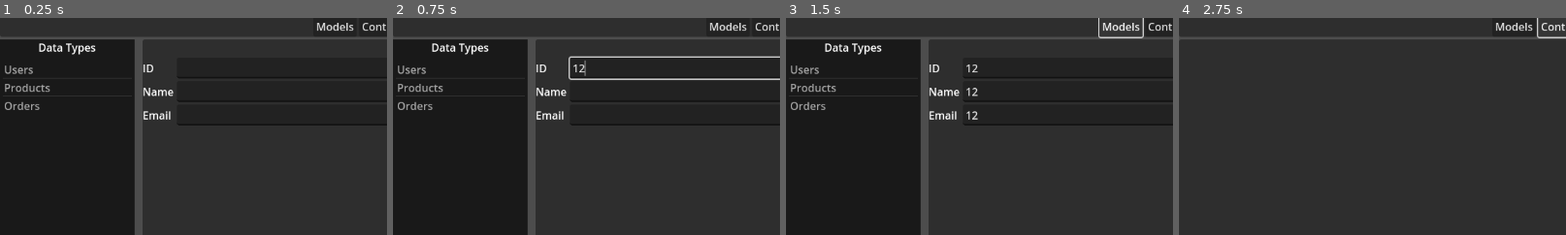
Above: before the commit, frames 1-4 (left to right).
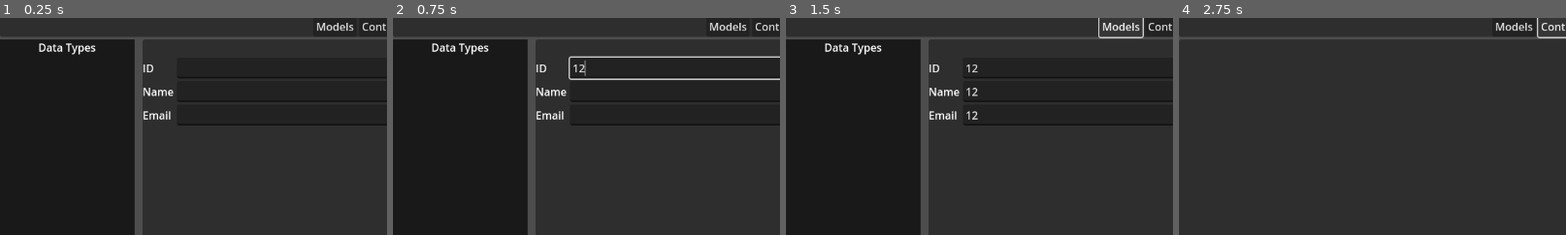
Above: after the commit, the same moments.

Repository: nofatetech/railsgui1
Game: Godot game, scene res://MainScene.tscn
Same seed, same stepped clock (60 frames per second), same inputs: the game is played once before the commit and once after it.
Inputs (mouse positions are % of the whole screen's width and height, from its top left):
- Up to frame 1 (0.25 s): no input
- Up to frame 2 (0.75 s): click (61, 12) at 0.52 s; type "12" at 0.6 s
- Up to frame 3 (1.5 s): click (61, 17) at 0.75 s; type "12" at 0.83 s; click (61, 23) at 0.98 s; type "12" at 1.07 s; click "Models" at 1.25 s
- Up to frame 4 (2.75 s): click "Controllers" at 2 s
The pictures show only the part of the screen within x 0-50%, y 0-50%; the shares and areas given below are measured in that part.

The runs differ from the first frame. In frame 1, 0.5% of the frame differs, in the area x 1-14%, y 21-43%; in frame 2, 0.5%; in frame 3, 0.5%; in frame 4, nothing differs.

Commit message:
read models, create model

Diff:
--- a/redotsrc/railsgui1/Main.gd
+++ b/redotsrc/railsgui1/Main.gd
@@ -3,23 +3,74 @@
 @onready var models_container = $VBoxContainer/ModelsContainer
 @onready var controllers_container = $VBoxContainer/ControllersContainer
 @onready var views_container = $VBoxContainer/ViewsContainer
+@onready var line_edit_new_type = $VBoxContainer/ModelsContainer/Sidebar/VBoxContainer/NewDataTypeForm/LineEditNewType
+@onready var model_list = $VBoxContainer/ModelsContainer/Sidebar/VBoxContainer/ModelList
+
+var rails_project_path = "/home/user1/dev/railsgui1/railsgui1_rails_projects/railsproject1"
 
 func _ready():
-    models_container.show()
-    controllers_container.hide()
-    views_container.hide()
+	models_container.show()
+	controllers_container.hide()
+	views_container.hide()
+	_load_models()
+
+
+func _load_models():
+	model_list.clear()
+
+	var output = []
+	var command = "cd " + rails_project_path + " && ls app/models/*.rb"
+	var exit_code = OS.execute("bash", ["-c", command], output, true)
+
+	if exit_code == 0:
+		if !output.is_empty():
+			var all_lines = output[0].split("\n")
+			for line in all_lines:
+				if !line.is_empty():
+					var file_path = line.strip_edges()
+					var file_name = file_path.get_file()
+					var model_name = file_name.get_basename()
+					if model_name != "application_record":
+						model_list.add_item(model_name.capitalize())
+	else:
+		print("Error loading models: " + str(exit_code))
+		for line in output:
+			print(line)
+
+
 
 func _on_ModelsButton_pressed():
-    models_container.show()
-    controllers_container.hide()
-    views_container.hide()
+	models_container.show()
+	controllers_container.hide()
+	views_container.hide()
+
 
 func _on_ControllersButton_pressed():
-    models_container.hide()
-    controllers_container.show()
-    views_container.hide()
+	models_container.hide()
+	controllers_container.show()
+	views_container.hide()
+
 
 func _on_ViewsButton_pressed():
-    models_container.hide()
-    controllers_container.hide()
-    views_container.show()
+	models_container.hide()
+	controllers_container.hide()
+	views_container.show()
+
+
+func _on_ButtonSaveNewType_pressed():
+	var type_name = line_edit_new_type.text
+	if type_name.is_empty():
+		return
+
+	var command = "cd " + rails_project_path + " && rails generate scaffold " + type_name + ""
+	print("command: ", command)
+
+	var output = []
+	var exit_code = OS.execute("bash", ["-c", command], output, true)
+	if exit_code == 0:
+		line_edit_new_type.text = ""
+		_load_models()
+	else:
+		print("Error creating scaffold: " + str(exit_code))
+		for line in output:
+			print(line)
--- a/redotsrc/railsgui1/MainScene.tscn
+++ b/redotsrc/railsgui1/MainScene.tscn
@@ -58,13 +58,9 @@
 text = "Data Types"
 horizontal_alignment = 1
 
-[node name="ItemList" type="ItemList" parent="VBoxContainer/ModelsContainer/Sidebar/VBoxContainer"]
+[node name="ModelList" type="ItemList" parent="VBoxContainer/ModelsContainer/Sidebar/VBoxContainer"]
 layout_mode = 2
 size_flags_vertical = 3
-item_count = 3
-item_0/text = "Users"
-item_1/text = "Products"
-item_2/text = "Orders"
 
 [node name="NewDataTypeForm" type="VBoxContainer" parent="VBoxContainer/ModelsContainer/Sidebar/VBoxContainer"]
 layout_mode = 2
@@ -75,11 +71,11 @@
 text = "New Data Type"
 horizontal_alignment = 1
 
-[node name="LineEdit" type="LineEdit" parent="VBoxContainer/ModelsContainer/Sidebar/VBoxContainer/NewDataTypeForm"]
+[node name="LineEditNewType" type="LineEdit" parent="VBoxContainer/ModelsContainer/Sidebar/VBoxContainer/NewDataTypeForm"]
 layout_mode = 2
 placeholder_text = "Enter name"
 
-[node name="Button" type="Button" parent="VBoxContainer/ModelsContainer/Sidebar/VBoxContainer/NewDataTypeForm"]
+[node name="ButtonSaveNewType" type="Button" parent="VBoxContainer/ModelsContainer/Sidebar/VBoxContainer/NewDataTypeForm"]
 layout_mode = 2
 text = "Save"
 
@@ -148,3 +144,4 @@
 [connection signal="pressed" from="VBoxContainer/MenuContainer/HBoxContainer/ModelsButton" to="." method="_on_ModelsButton_pressed"]
 [connection signal="pressed" from="VBoxContainer/MenuContainer/HBoxContainer/ControllersButton" to="." method="_on_ControllersButton_pressed"]
 [connection signal="pressed" from="VBoxContainer/MenuContainer/HBoxContainer/ViewsButton" to="." method="_on_ViewsButton_pressed"]
+[connection signal="pressed" from="VBoxContainer/ModelsContainer/Sidebar/VBoxContainer/NewDataTypeForm/ButtonSaveNewType" to="." method="_on_ButtonSaveNewType_pressed"]
Not shown, added: redotsrc/railsgui1/Main.gd.uid
Not shown: 1 places in redotsrc/railsgui1/MainScene.tscn that only renumber resources
